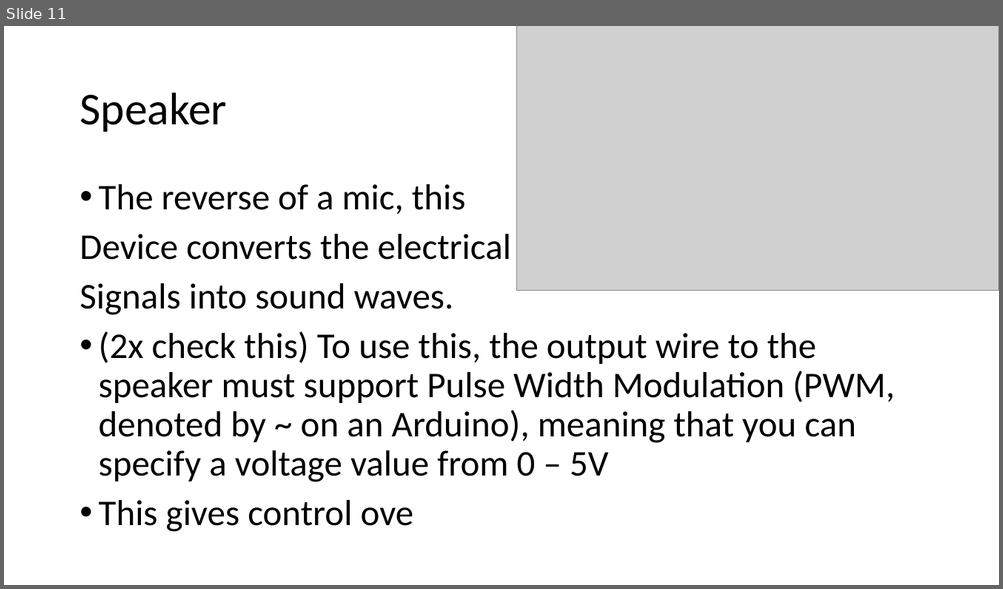
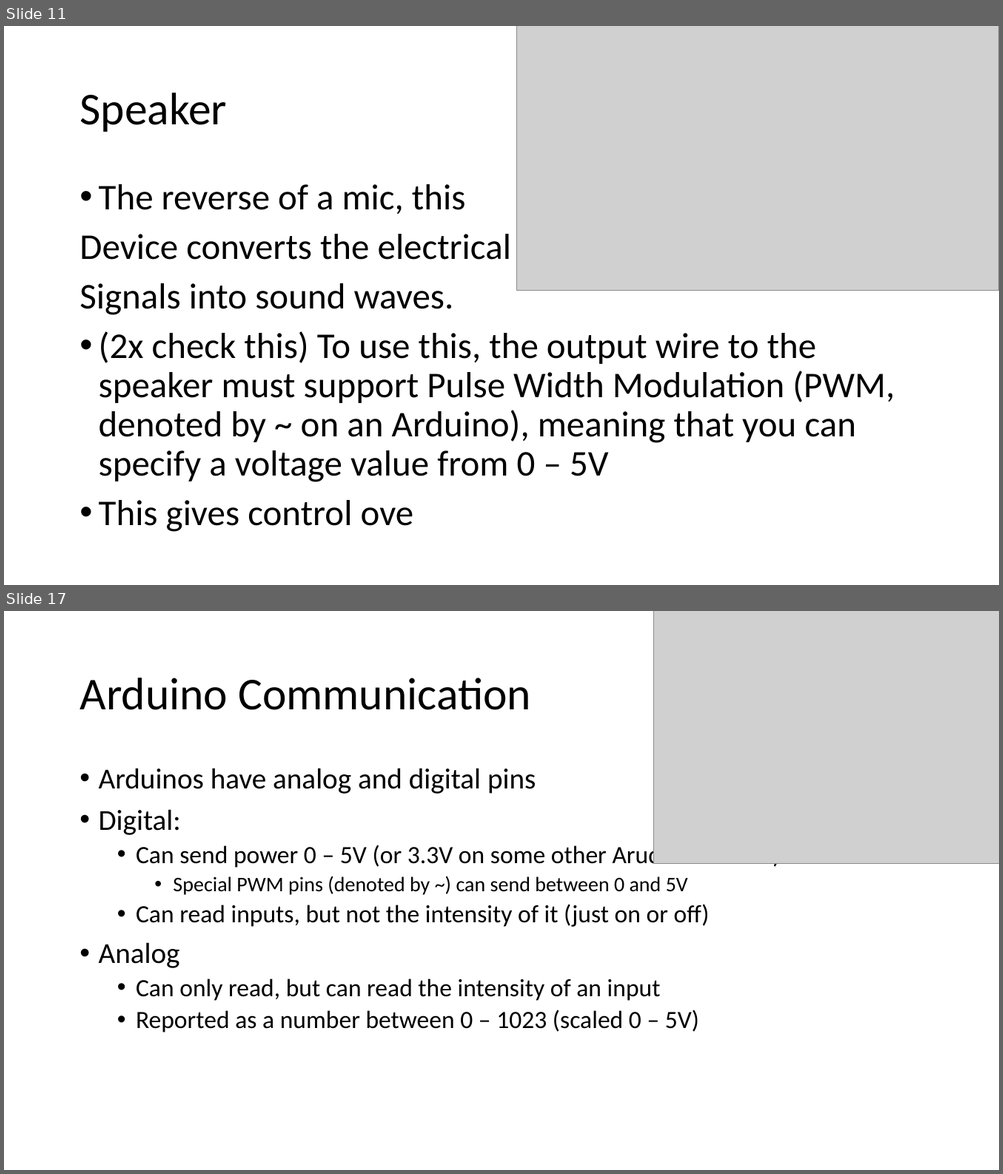
Before and after one commit to rchatrath7/PDH-Workshops, a slide deck: vishal-sensors-lecture/Sensor Lecture.pptx. Shown one above the other, each under a label of ours: slide 11 before the commit, slides 11 and 17 after it; the slides between them are not shown. The pictures are 1003x589 and 1003x1174 pixels, drawn with LibreOffice and Linux fonts; fonts in the diff are those of the drawing; grey boxes stand for pictures. Boxes give left, top, right and bottom in pixels: in the first picture for what was removed or moved away, otherwise in the second. Text is boxed around its words. In the diff, an @@ line names an element or a change of style, - is before the commit and + after.

Commit message:
Added final content. Need to format and animate and see if there are other changes to be made.

```diff
--- a/vishal-sensors-lecture/Sensor Lecture.pptx
+++ b/vishal-sensors-lecture/Sensor Lecture.pptx
@@ slide 17 added at (x1=4, y1=611, x2=999, y2=1170), background #FFFFFF @@
@@ picture added at (x1=653, y1=611, x2=999, y2=864) @@
@@ title added at (x1=79, y1=678, x2=531, y2=710), 44 pt, text #000000 @@
+Arduino Communication
@@ text added at (x1=99, y1=768, x2=780, y2=1033), 24 pt, text #000000 @@
+• Arduinos have analog and digital pins
+• Digital:
+  • Can send power 0 – 5V (or 3.3V on some other Arudino models)
+    • Special PWM pins (denoted by ~) can send between 0 and 5V
+  • Can read inputs, but not the intensity of it (just on or off)
+• Analog
+  • Can only read, but can read the intensity of an input
+  • Reported as a number between 0 – 1023 (scaled 0 – 5V)
```
Also in this commit, not shown: 4 slides changed, 3 other slides added, 2 slides removed.
